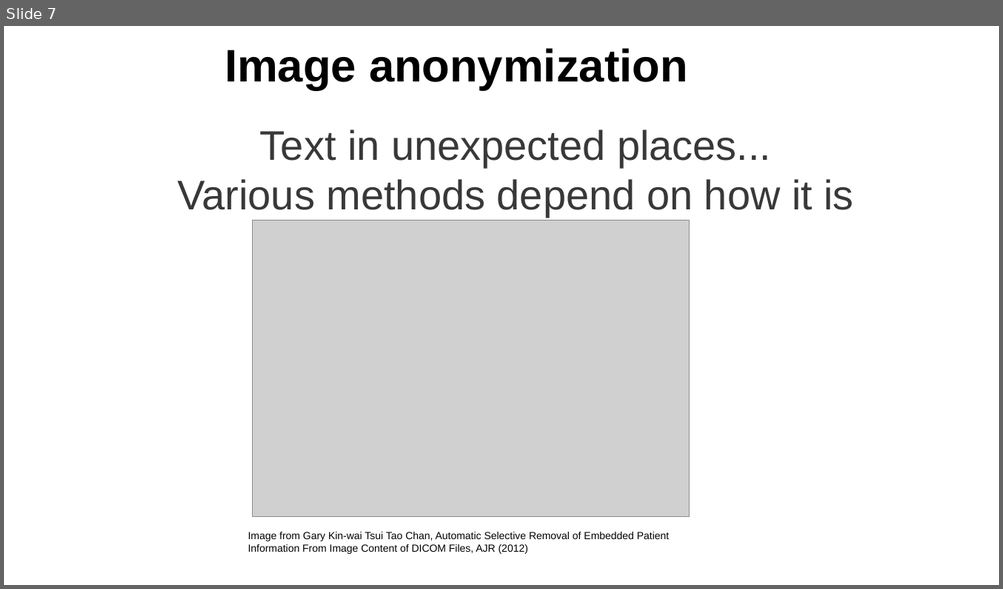
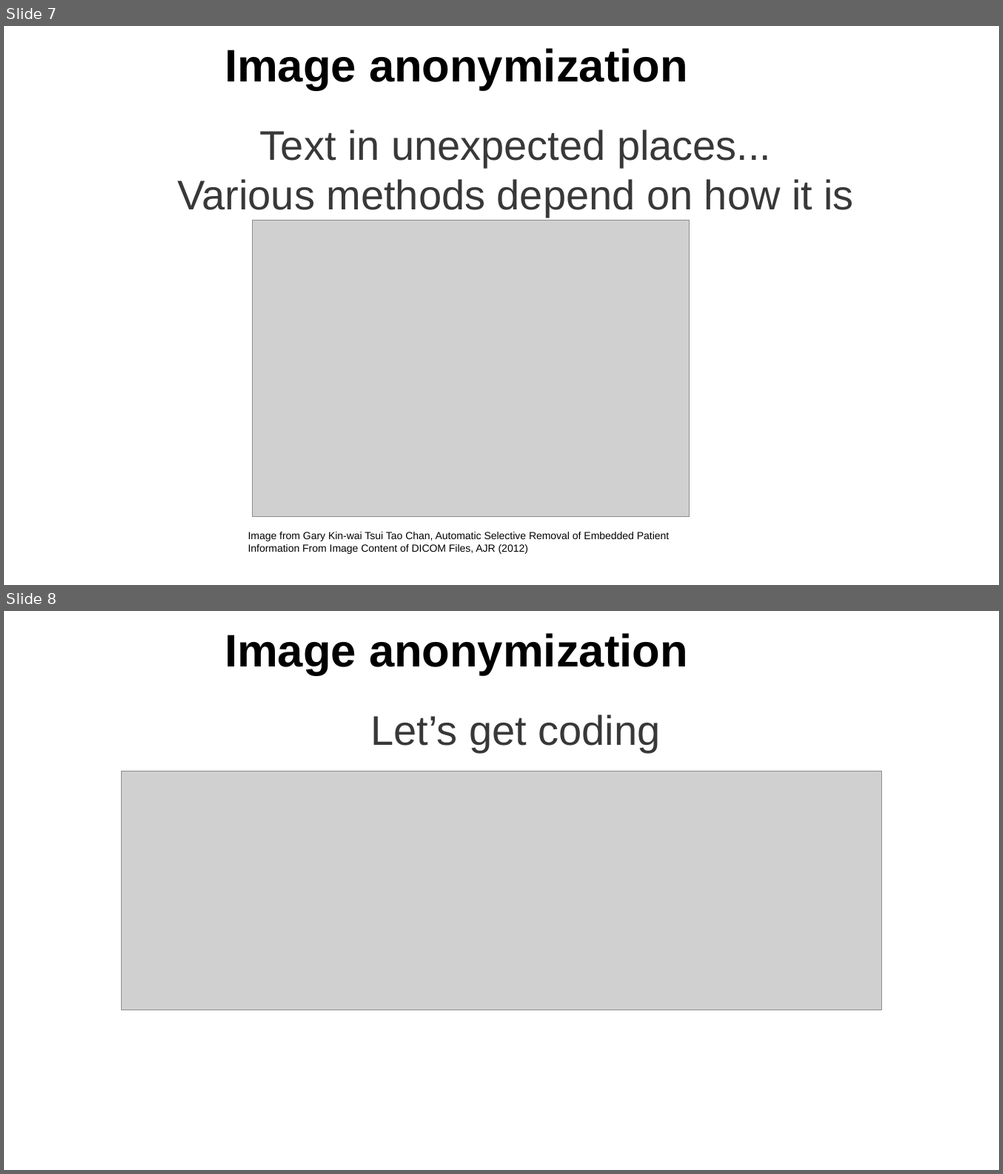
Before and after one commit to esciencecenter-digital-skills/medical-image-processing-materials, a slide deck: presentations/anonymization_for_medical_image_processing.pptx. Shown one above the other, each under a label of ours: slide 7 before the commit, slides 7 and 8 after it. The pictures are 1003x589 and 1003x1174 pixels, drawn with LibreOffice and Linux fonts; fonts in the diff are those of the drawing; grey boxes stand for pictures; background and template pictures are left out. Boxes give left, top, right and bottom in pixels: in the first picture for what was removed or moved away, otherwise in the second. Text is boxed around its words. In the diff, an @@ line names an element or a change of style, - is before the commit and + after.

```diff
--- a/presentations/anonymization_for_medical_image_processing.pptx
+++ b/presentations/anonymization_for_medical_image_processing.pptx
@@ slide 8 added at (4,611,999,1170), background picture (left out) @@
@@ title added at (225,633,688,675), 44 pt, text #000000, bold @@
+Image anonymization
@@ text added at (371,715,660,752), 40 pt, text #383838 @@
+Let’s get coding
@@ picture added at (121,772,882,1011) @@
```
Also in this commit, not shown: 1 slide changed, 1 other slide added, 2 other files.
